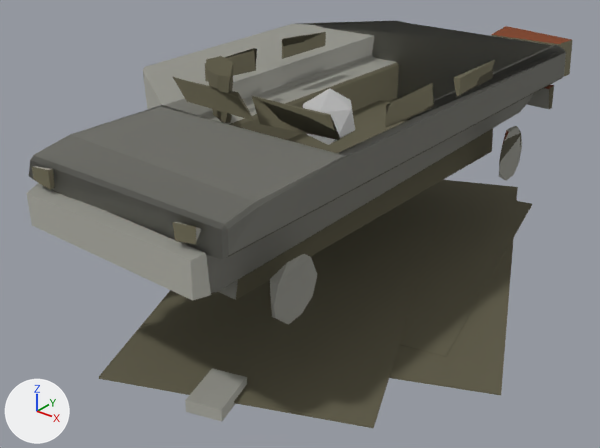
The FBX model entregas/teo-modelado/restos-k8-7nov/SM_RestosVamtac_v3_LOD1.fbx, before and after one commit.
The view is the same before and after, from a 50 mm lens placed at (4.81, -6.69, 4.41), pointed at (-0.12, -0.52, 0.59). The lights are fixed; the arrows at lower left show +X, +Y and +Z. The first picture is the older version. Where no turn or scale is listed for an object, it has been applied to the vertices.

The first picture shows 'Humo', 'SM_bloques.restos_vamtac_v3_LOD1'.
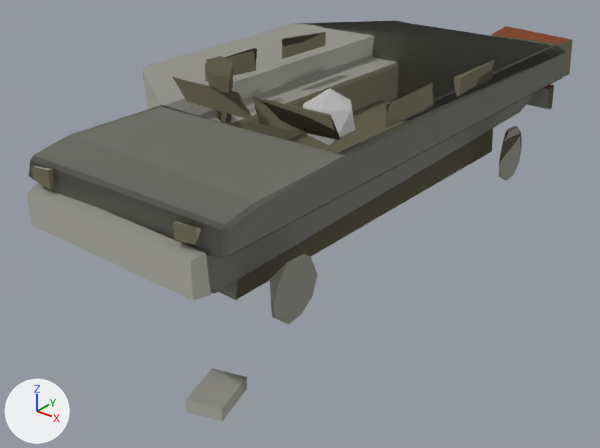
The change, as a list of edits to the scene's bpy script:
```text
Change me_sm_bloques_restos_vamtac_v3_lod1_001:
    used by ob_sm_bloques_restos_vamtac_v3_lod1; location = (0.0, 0.0, 0.0)
    remove me_sm_bloques_restos_vamtac_v3_lod1_001.from_pydata(...)  # 420 vertices, 422 faces; spans x -2.31..2.55, y -3.14..3.42, z 0.0..2.65
    add me_sm_bloques_restos_vamtac_v3_lod1_001.from_pydata(...)  # 396 vertices, 404 faces; spans x -2.31..1.2, y -3.14..3.42, z 0.0..2.65
    me_sm_bloques_restos_vamtac_v3_lod1_001 part 1: the loose piece of 8 vertices spanning x -1.85..2.55, y -2.25..3.09, z 0.0..0.02 is deleted
    me_sm_bloques_restos_vamtac_v3_lod1_001 part 2: the loose piece of 8 vertices spanning x -1.85..1.96, y -3.13..1.53, z 0.02..0.04 is deleted
    me_sm_bloques_restos_vamtac_v3_lod1_001 part 3: the loose piece of 8 vertices spanning x -1.1..1.92, y -1.45..2.68, z 0.01..0.03 is deleted
```

Changed parts and their boxes (x1, y1, x2, y2) in the pictures (600 x 448 px):
'SM_bloques.restos_vamtac_v3_LOD1', reshaped: before (26, 21, 573, 428); after (26, 21, 573, 421)
part 1 of me_sm_bloques_restos_vamtac_v3_lod1_001, deleted (brown): before (389, 180, 518, 395)
part 2 of me_sm_bloques_restos_vamtac_v3_lod1_001, deleted: before (99, 213, 438, 428)
part 3 of me_sm_bloques_restos_vamtac_v3_lod1_001, deleted: before (387, 186, 532, 357)
